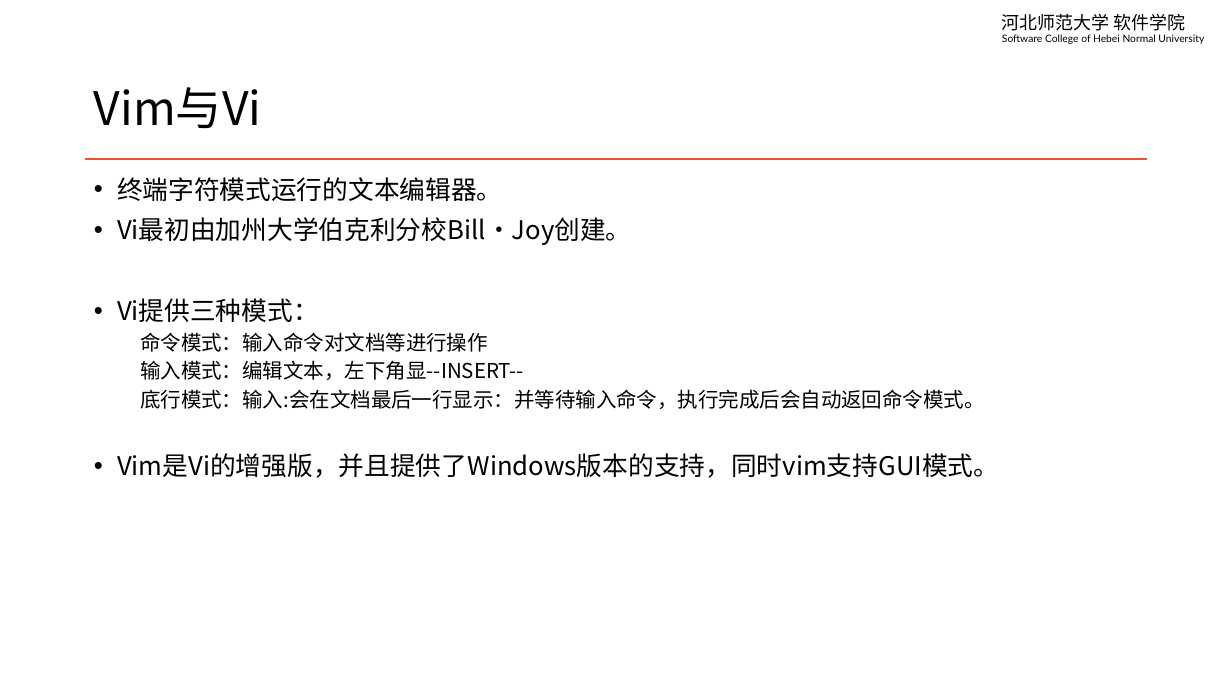
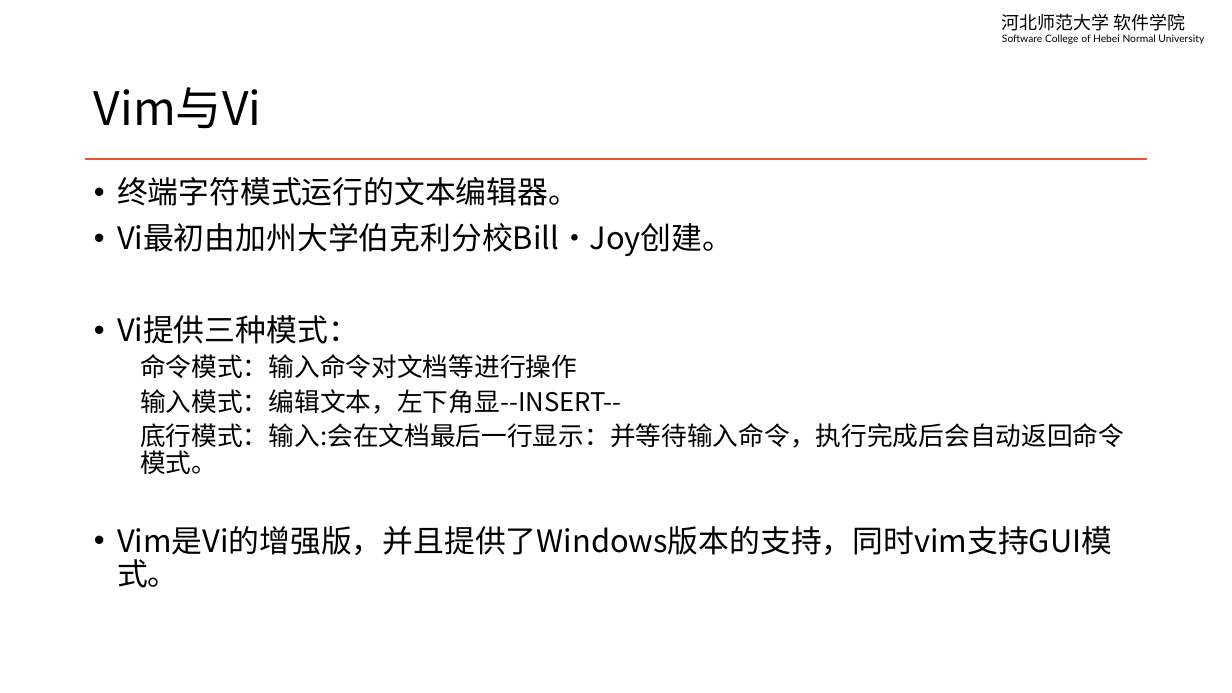
Before and after one commit to edu2act/course-linux-system, a slide deck: slide 4 of materials/slides/ch07-edit-file.pptx. Drawn at 1232x693 pixels with LibreOffice and Linux fonts; fonts in the diff are those of the drawing. Boxes give left, top, right and bottom in pixels: in the first picture for what was removed or moved away, otherwise in the second. Text is boxed around its words. In the diff, an @@ line names an element or a change of style, - is before the commit and + after.

```diff
--- a/materials/slides/ch07-edit-file.pptx
+++ b/materials/slides/ch07-edit-file.pptx
@@ text "终端字符模式运行的文本编辑器。" at (117, 177, 1124, 588): size 20 to 24 pt in "终端字符模式运行的文本编辑器。", "Vi最初由加州大学伯克利分校Bill·Joy创建。", "Vi提供三种模式：", "Vim是Vi的增强版，并且提供了Windows版本的支持，同时vim支持GUI模式。"; size 16 to 20 pt in "命令模式：输入命令对文档等进行操作", "输入模式：编辑文本，左下角显--INSERT--", "底行模式：输入:会在文档最后一行显示：并等待输入命令，执行完成后会自动返回命令模式。" @@
```
Also in this commit, not shown: 7 other slides changed, 3 slides added, 3 other files.
